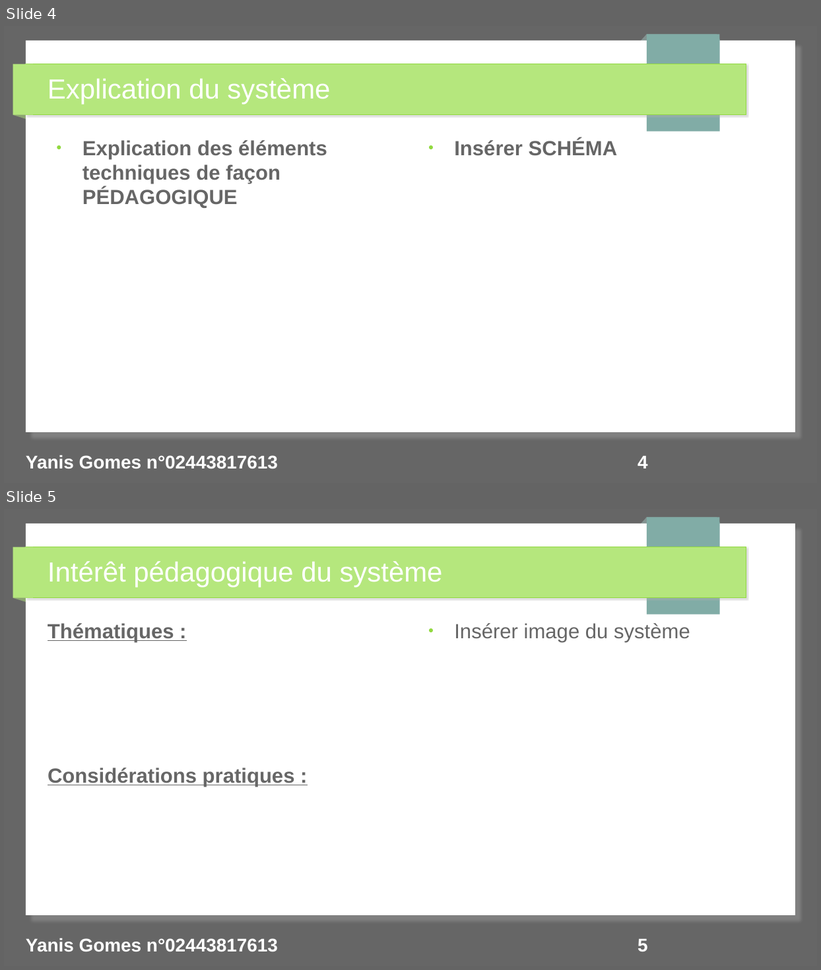
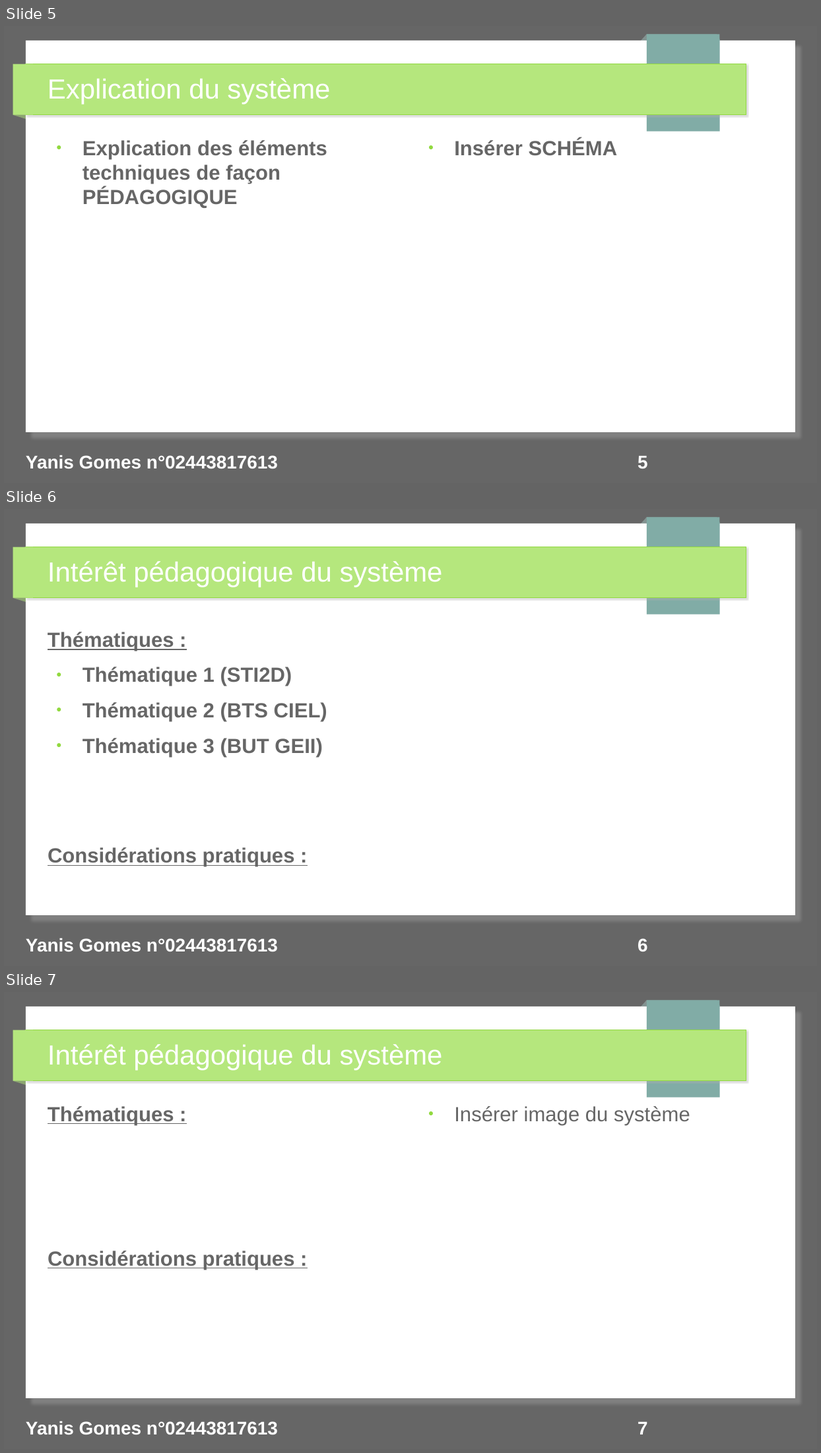
Before and after one commit to yanisgomes/agregation-sii-info, a slide deck: BUT/YANIS_GOMES_BUT_02443817613.odp. Shown one above the other, each under a label of ours: slides 4 and 5 before the commit, slides 5, 6 and 7 after it. The pictures are 821x970 and 821x1453 pixels, drawn with LibreOffice and Linux fonts; fonts in the diff are those of the drawing. Boxes give left, top, right and bottom in pixels: in the first picture for what was removed or moved away, otherwise in the second. Text is boxed around its words. In the diff, an @@ line names an element or a change of style, - is before the commit and + after.

```diff
--- a/BUT/YANIS_GOMES_BUT_02443817613.odp
+++ b/BUT/YANIS_GOMES_BUT_02443817613.odp
@@ slide 6 added at bbox=[4, 509, 817, 966], background #666666; not listed: 7 template elements that a slide beside it also shows @@
@@ title added at bbox=[48, 561, 443, 587], 27 pt, text #FFFFFF @@
+Intérêt pédagogique du système
@@ text added at bbox=[48, 632, 327, 757], 20 pt, text #666666, bold @@
+Thématiques :
+● Thématique 1 (STI2D)
+● Thématique 2 (BTS CIEL)
+● Thématique 3 (BUT GEII)
@@ text added at bbox=[48, 848, 295, 867], 20 pt, text #666666, bold, underline @@
+Considérations pratiques :
@@ text added at bbox=[26, 939, 278, 953], 18 pt, text #FFFFFF, bold @@
+Yanis Gomes n°02443817613
@@ page number added at bbox=[638, 939, 648, 952], 18 pt, text #FFFFFF, bold @@
+6
@@ what was slide 4 is now slide 5 @@
@@ page number at bbox=[638, 456, 648, 469]: text changed @@
-4
+5
@@ what was slide 5 is now slide 7 @@
@@ page number at bbox=[638, 1422, 648, 1435]: text changed @@
-5
+7
```
Also in this commit, not shown: 8 slides changed, 6 other slides added, 4 slides removed, 1 other file.
